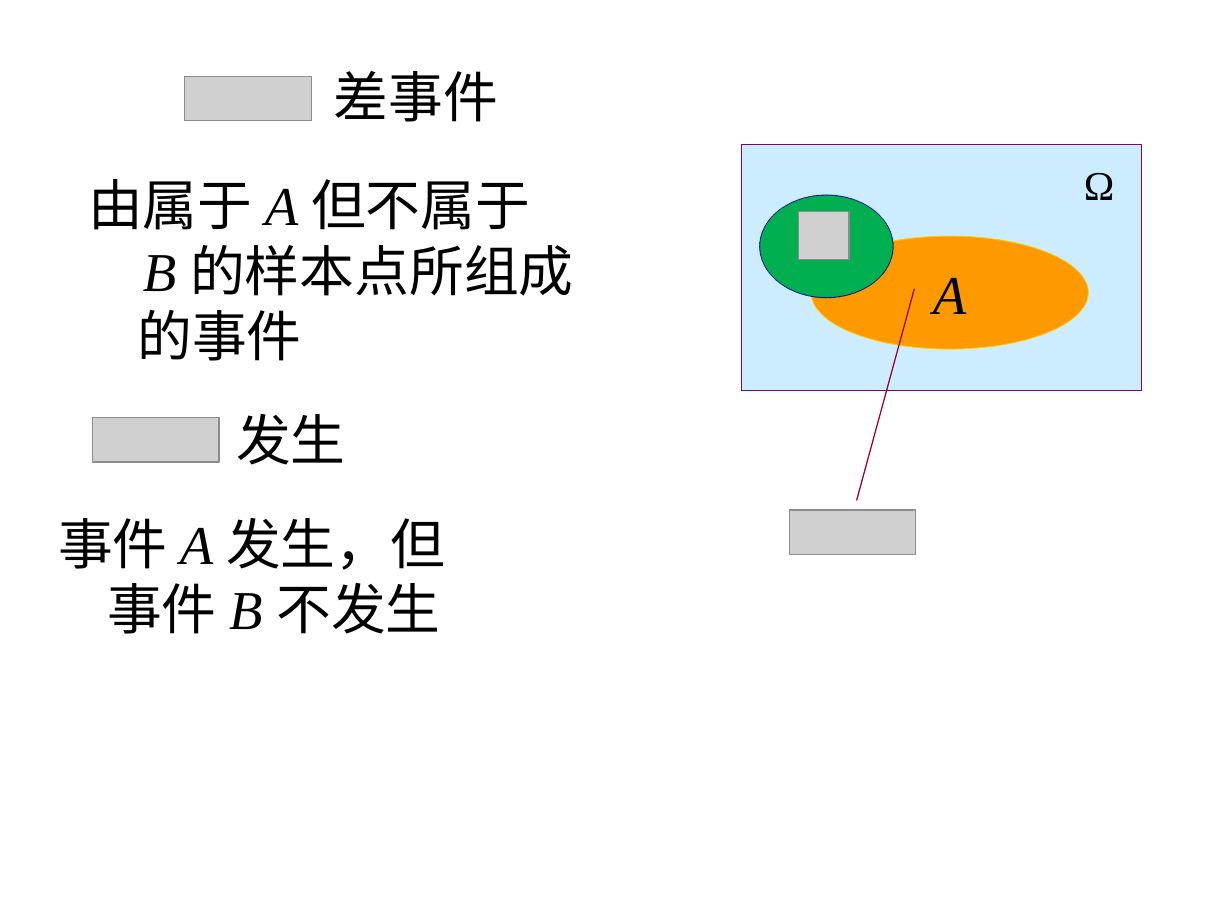
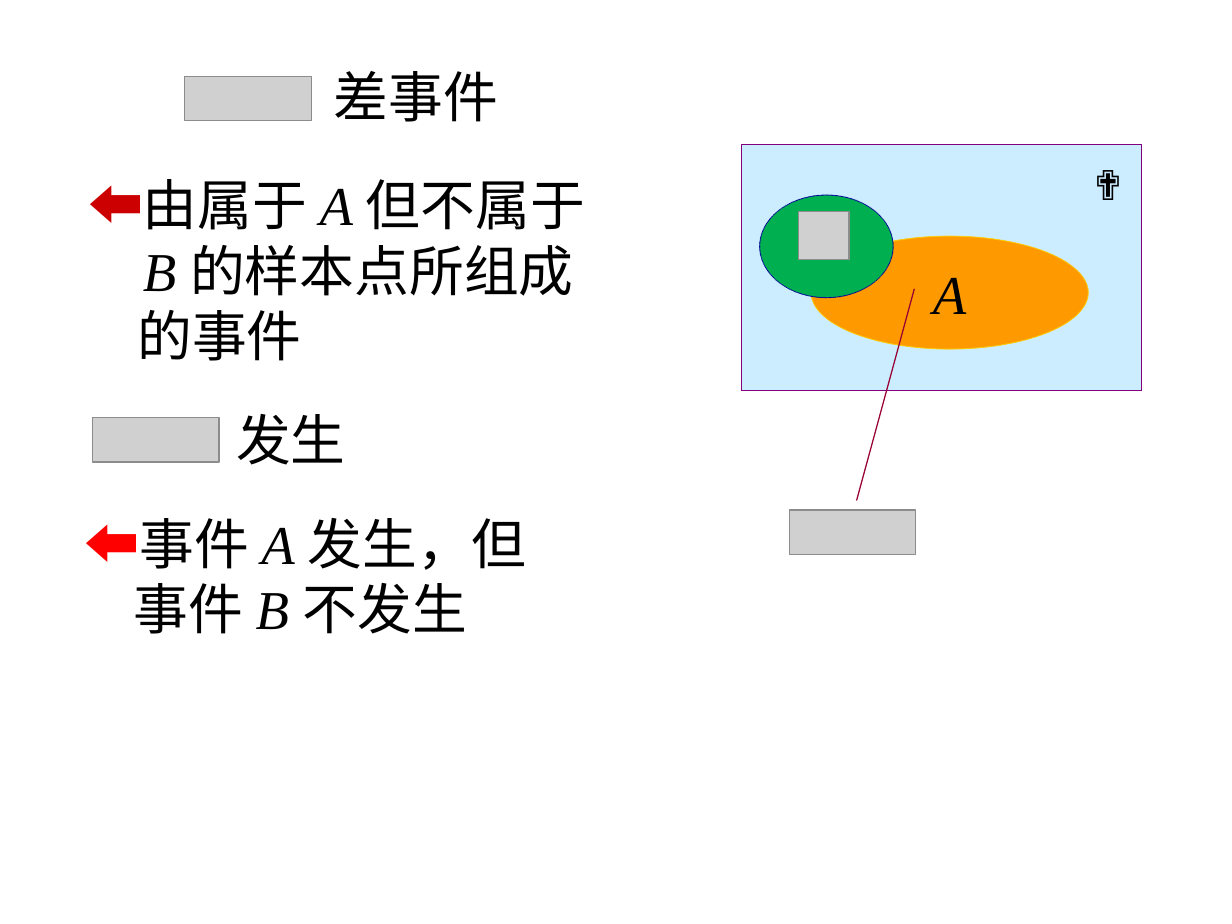
Before and after one commit to scistats/scistats.github.io, a slide deck: slide 17 of ppts/probability/01.1.ppt. Drawn at 1232x924 pixels with LibreOffice and Linux fonts; fonts in the diff are those of the drawing; grey boxes stand for pictures. Boxes give left, top, right and bottom in pixels: in the first picture for what was removed or moved away, otherwise in the second. Text is boxed around its words. In the diff, an @@ line names an element or a change of style, - is before the commit and + after.

```diff
--- a/ppts/probability/01.1.ppt
+++ b/ppts/probability/01.1.ppt
@@ text at (88, 179, 585, 230): text changed @@
-由属于 A 但不属于
+⬅由属于 A 但不属于
@@ text at (1083, 173, 1115, 200): text changed; font Times New Roman to Lato @@
-Ω
+✟
@@ text "⬅事件 A 发生，但": place and size @@
-text "⬅事件 A 发生，但" at (58, 518, 445, 634)
+text "⬅事件 A 发生，但" at (85, 518, 527, 634)
@@ text at (85, 518, 527, 570): text changed @@
-事件 A 发生，但
+⬅事件 A 发生，但
```
Also in this commit, not shown: 8 other slides changed, 6 other files.
